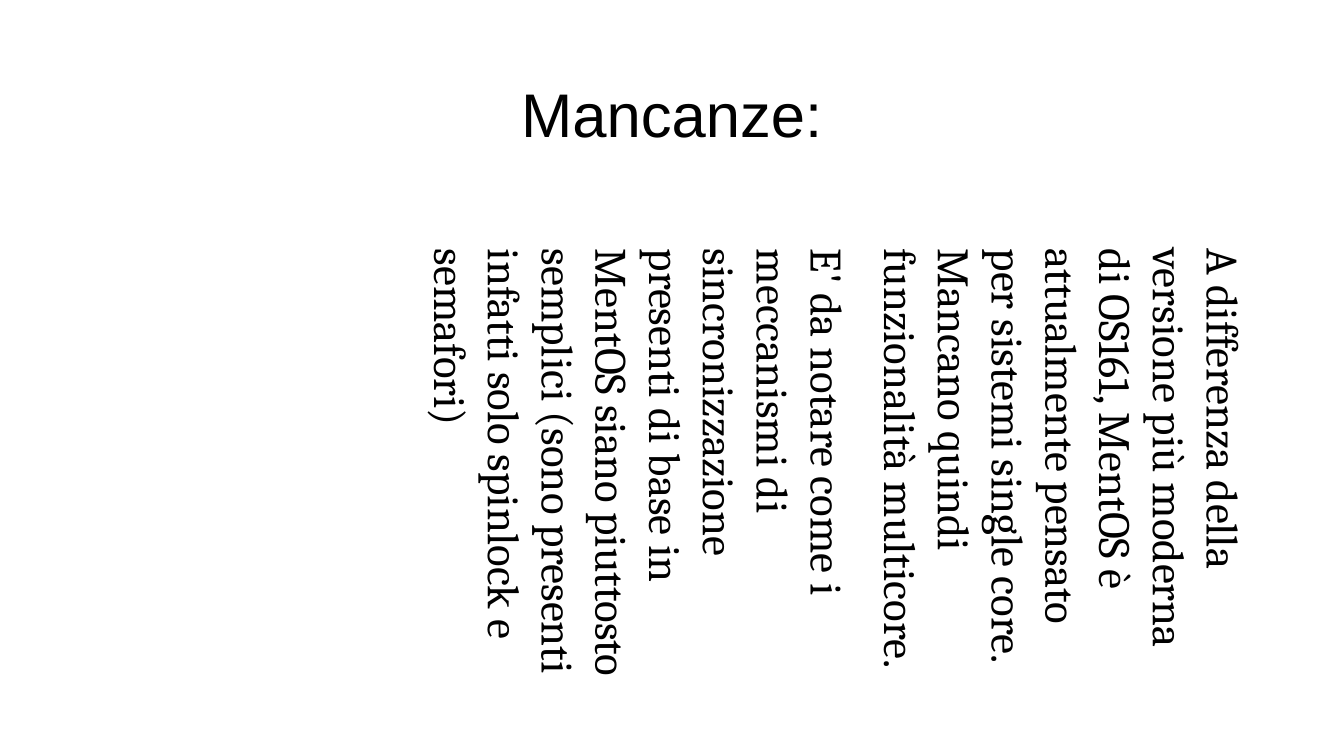
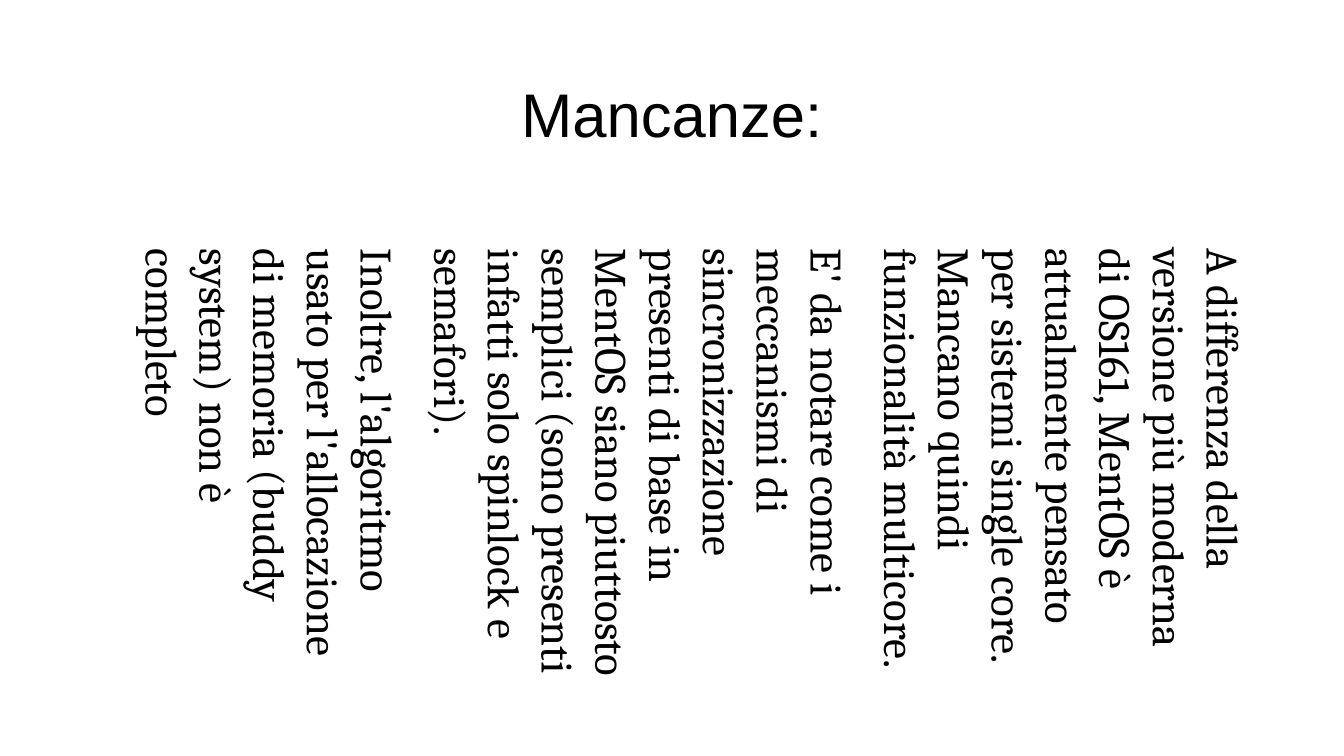
Before and after one commit to ProgrammazioneDiSistema2023-IA-ZZ/Group04, a slide deck: slide 7 of MentOS.odp. Drawn at 1344x756 pixels with LibreOffice and Linux fonts; fonts in the diff are those of the drawing. Boxes give left, top, right and bottom in pixels: in the first picture for what was removed or moved away, otherwise in the second. Text is boxed around its words. In the diff, an @@ line names an element or a change of style, - is before the commit and + after.

```diff
--- a/MentOS.odp
+++ b/MentOS.odp
@@ text at box(134, 252, 857, 672): text changed @@
-E' da notare come i meccanismi di sincronizzazione presenti di base in MentOS siano piuttosto semplici (sono presenti infatti solo spinlock e semafori)
+E' da notare come i meccanismi di sincronizzazione presenti di base in MentOS siano piuttosto semplici (sono presenti infatti solo spinlock e semafori).
+Inoltre, l'algoritmo usato per l'allocazione di memoria (buddy system) non è completo
```
Also in this commit, not shown: 1 slide added, 1 other file.
